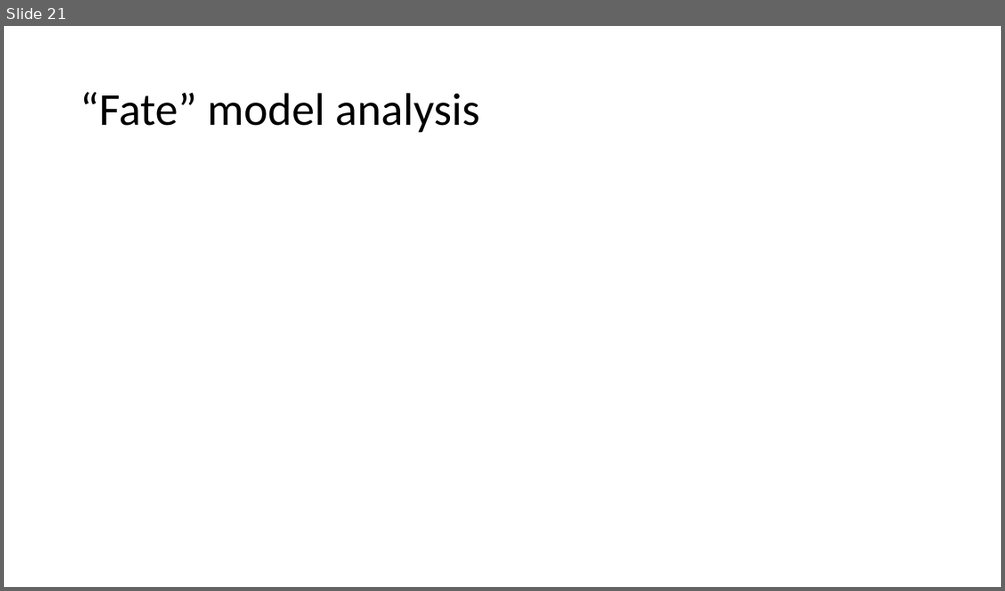
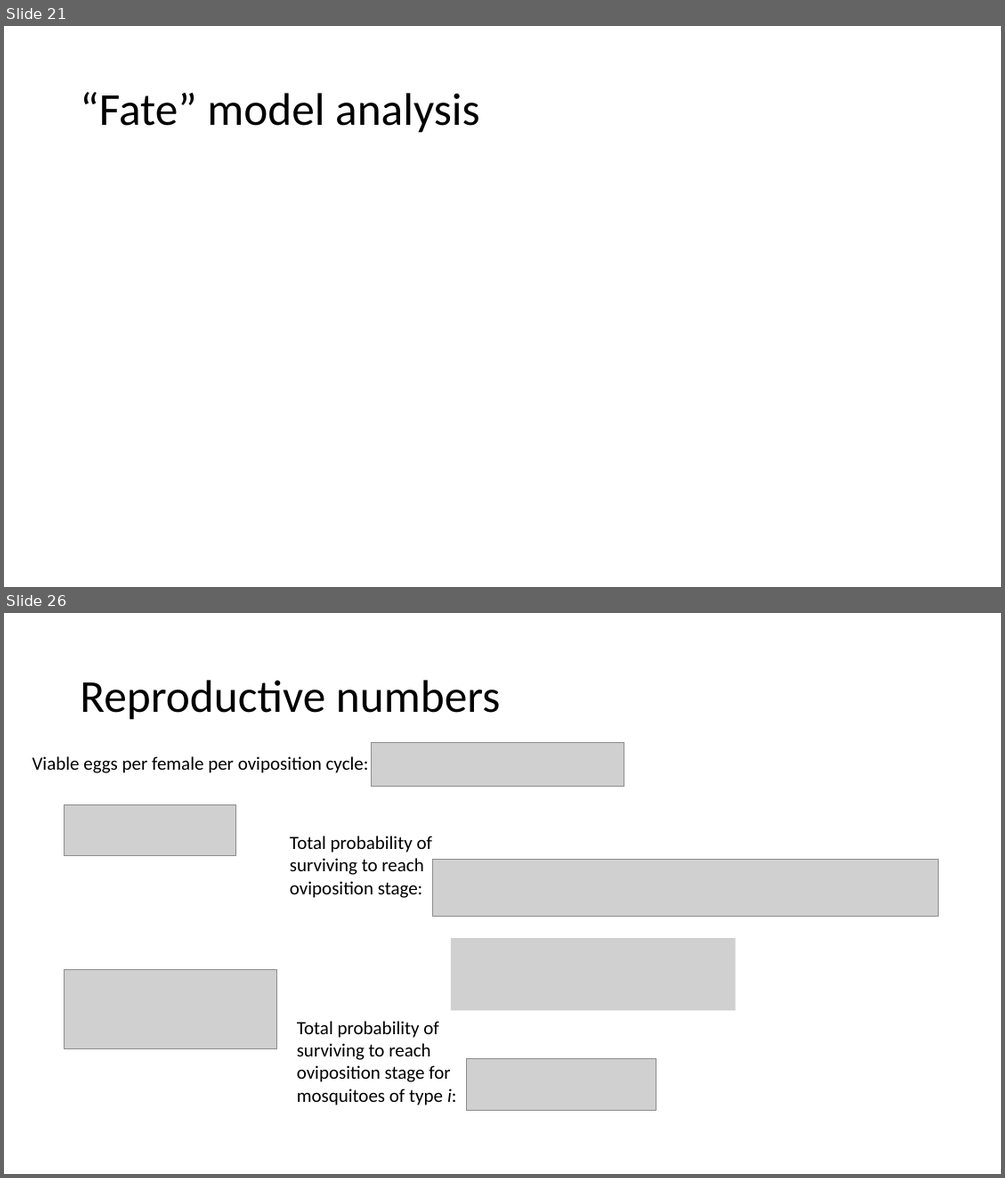
Before and after one commit to kydahl/MBF_models, a slide deck: presentations/Multiple blood feeding case studies.pptx. Shown one above the other, each under a label of ours: slide 21 before the commit, slides 21 and 26 after it; the slides between them are not shown. The pictures are 1005x591 and 1005x1178 pixels, drawn with LibreOffice and Linux fonts; fonts in the diff are those of the drawing; grey boxes stand for pictures. Boxes give left, top, right and bottom in pixels: in the first picture for what was removed or moved away, otherwise in the second. Text is boxed around its words. In the diff, an @@ line names an element or a change of style, - is before the commit and + after.

```diff
--- a/presentations/Multiple blood feeding case studies.pptx
+++ b/presentations/Multiple blood feeding case studies.pptx
@@ slide 26 added at (4,613,1001,1174), background #FFFFFF @@
@@ title added at (80,680,500,720), 44 pt, text #000000 @@
+Reproductive numbers
@@ picture added at (372,742,624,787) @@
@@ text added at (32,756,369,773), 18 pt, text #000000 @@
+Viable eggs per female per oviposition cycle:
@@ picture added at (64,804,235,856) @@
@@ text added at (290,835,432,898), 18 pt, text #000000 @@
+Total probability of surviving to reach oviposition stage:
@@ picture added at (432,859,938,916) @@
@@ picture added at (451,938,736,1011) @@
@@ picture added at (64,970,276,1049) @@
@@ text added at (297,1021,456,1105), 18 pt, text #000000 @@
+Total probability of surviving to reach oviposition stage for mosquitoes of type i:
@@ picture added at (467,1059,656,1111) @@
```
Also in this commit, not shown: 2 slides changed, 7 other slides added, 5 other files.
